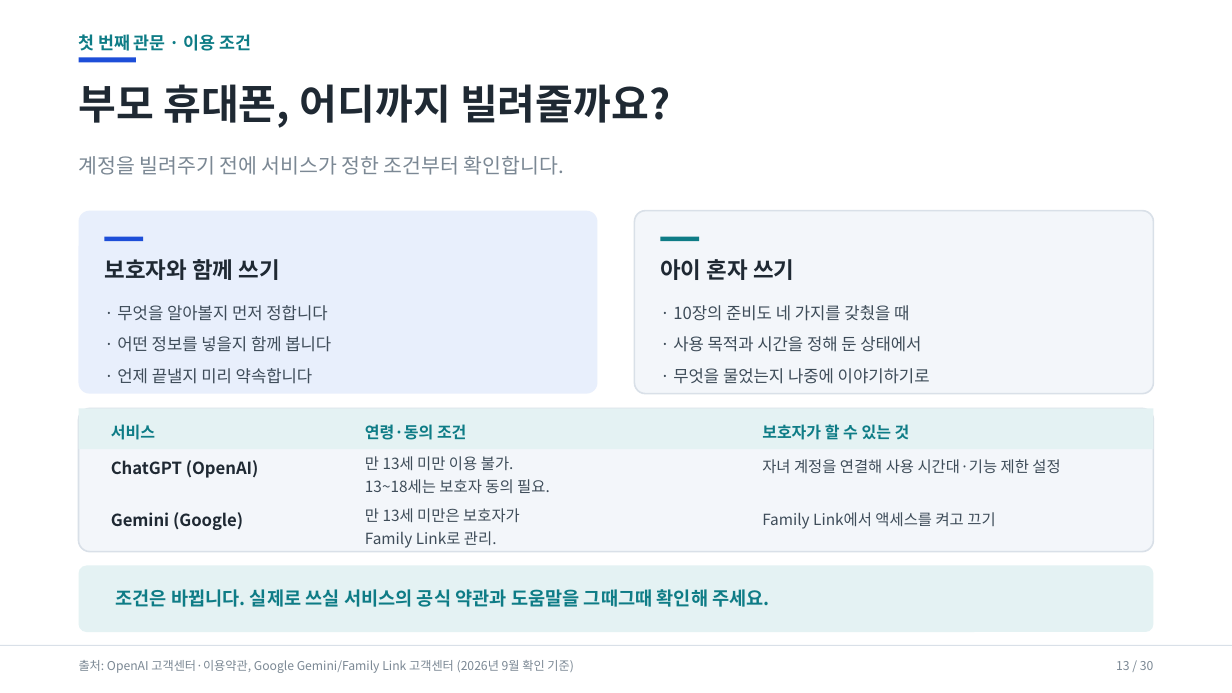
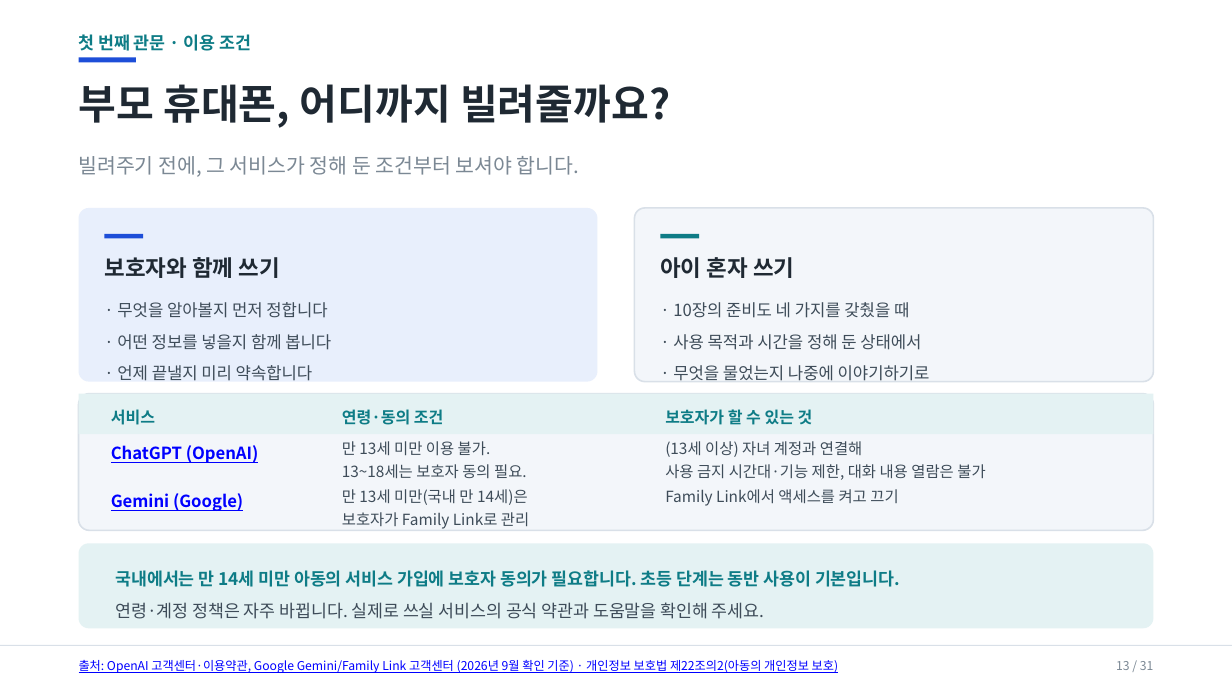
Before and after one commit to superynr/-, a slide deck: slide 13 of parent-ai-training/AI시대_학부모연수_20260917.pptx. Drawn at 1232x693 pixels with LibreOffice and Linux fonts; fonts in the diff are those of the drawing. Boxes give left, top, right and bottom in pixels: in the first picture for what was removed or moved away, otherwise in the second. Text is boxed around its words. In the diff, an @@ line names an element or a change of style, - is before the commit and + after.

```diff
--- a/parent-ai-training/AI시대_학부모연수_20260917.pptx
+++ b/parent-ai-training/AI시대_학부모연수_20260917.pptx
@@ text at <box>79,156,579,177</box>: text changed @@
-계정을 빌려주기 전에 서비스가 정한 조건부터 확인합니다.
+빌려주기 전에, 그 서비스가 정해 둔 조건부터 보셔야 합니다.
@@ rounded rectangle: place and size @@
-rounded rectangle at <box>79,211,598,394</box>
+rounded rectangle at <box>79,208,598,382</box>
@@ rounded rectangle: place and size @@
-rounded rectangle at <box>635,211,1154,394</box>
+rounded rectangle at <box>635,208,1154,382</box>
@@ rectangle: place and size @@
-rectangle at <box>79,409,1153,449</box>
+rectangle at <box>79,394,1153,434</box>
@@ rounded rectangle: place and size @@
-rounded rectangle at <box>79,409,1153,552</box>
+rounded rectangle at <box>79,394,1153,531</box>
@@ text "서비스": place and size @@
-text "서비스" at <box>111,424,155,440</box>
+text "서비스" at <box>111,409,155,425</box>
@@ text "연령·동의 조건": place and size @@
-text "연령·동의 조건" at <box>365,424,466,440</box>
+text "연령·동의 조건" at <box>342,409,443,425</box>
@@ text "보호자가 할 수 있는 것": place and size @@
-text "보호자가 할 수 있는 것" at <box>762,424,910,440</box>
+text "보호자가 할 수 있는 것" at <box>665,409,813,425</box>
@@ text "ChatGPT (OpenAI)": place and size @@
-text "ChatGPT (OpenAI)" at <box>111,460,259,478</box>
+text "ChatGPT (OpenAI)" at <box>111,445,259,463</box>
@@ text "ChatGPT (OpenAI)" at <box>111,445,259,463</box>: text colour #1F2933 to #0000FF, underline on @@
@@ text "만 13세 미만 이용 불가.": place and size @@
-text "만 13세 미만 이용 불가." at <box>365,456,550,493</box>
+text "만 13세 미만 이용 불가." at <box>342,441,527,478</box>
@@ text at <box>665,441,985,480</box>: text changed @@
-자녀 계정을 연결해 사용 시간대·기능 제한 설정
+(13세 이상) 자녀 계정과 연결해
+사용 금지 시간대·기능 제한, 대화 내용 열람은 불가
@@ text "Gemini (Google)" at <box>111,493,243,511</box>: text colour #1F2933 to #0000FF, underline on @@
@@ text "Gemini (Google)": place and size @@
-text "Gemini (Google)" at <box>111,512,243,530</box>
+text "Gemini (Google)" at <box>111,493,243,511</box>
@@ text at <box>342,489,529,529</box>: text changed @@
-만 13세 미만은 보호자가
-Family Link로 관리.
+만 13세 미만(국내 만 14세)은
+보호자가 Family Link로 관리
@@ text "Family Link에서 액세스를 켜고 끄기": place and size @@
-text "Family Link에서 액세스를 켜고 끄기" at <box>762,512,995,529</box>
+text "Family Link에서 액세스를 켜고 끄기" at <box>665,489,898,506</box>
@@ text "Family Link에서 액세스를 켜고 끄기" at <box>665,489,898,506</box>: line spacing 1.15 to 1.25 @@
@@ rounded rectangle: place and size @@
-rounded rectangle at <box>79,566,1153,632</box>
+rounded rectangle at <box>79,543,1153,628</box>
@@ text at <box>115,570,900,619</box>: text changed; size 14.5 to 13.5 pt @@
-조건은 바뀝니다. 실제로 쓰실 서비스의 공식 약관과 도움말을 그때그때 확인해 주세요.
+국내에서는 만 14세 미만 아동의 서비스 가입에 보호자 동의가 필요합니다. 초등 단계는 동반 사용이 기본입니다.
+연령·계정 정책은 자주 바뀝니다. 실제로 쓰실 서비스의 공식 약관과 도움말을 확인해 주세요.
@@ text at <box>79,660,839,673</box>: text changed; text colour #7B8894 to #0000FF @@
-출처: OpenAI 고객센터·이용약관, Google Gemini/Family Link 고객센터 (2026년 9월 확인 기준)
+출처: OpenAI 고객센터·이용약관, Google Gemini/Family Link 고객센터 (2026년 9월 확인 기준) · 개인정보 보호법 제22조의2(아동의 개인정보 보호)
@@ text at <box>1116,661,1153,670</box>: text changed @@
-13 / 30
+13 / 31
```
Also in this commit, not shown: 29 other slides changed, 1 slide added, 7 other files.
